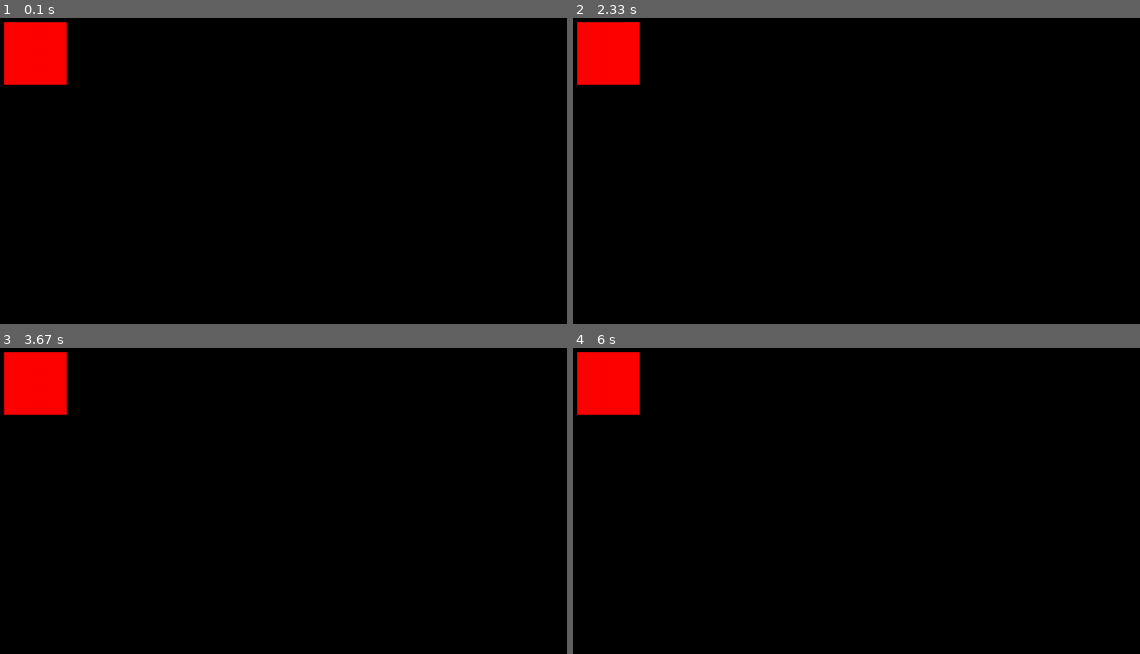
Above: before the commit, frames 1-4 (two rows, left to right).
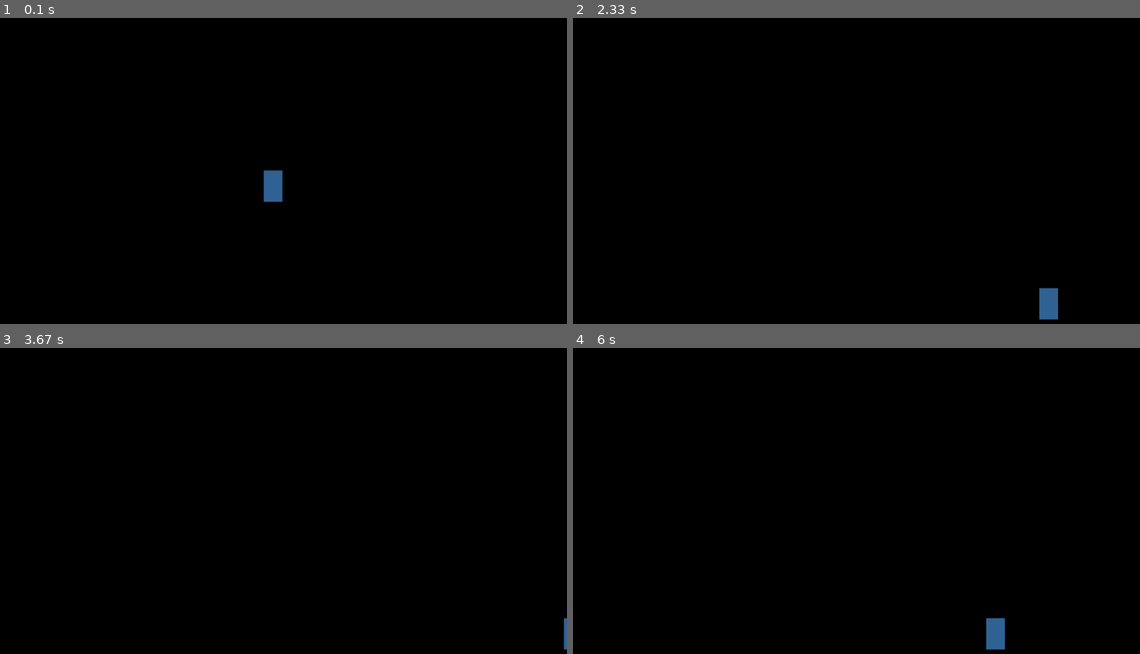
Above: after the commit, the same moments.

Repository: ZackYounger/learning-pygame
Game: pygame game, started from main.py
Same seed, same stepped clock (60 frames per second), same inputs: the game is played once before the commit and once after it.
Inputs:
- Up to frame 1 (0.1 s): no input
- Up to frame 2 (2.33 s): hold Right 0.33-0.8 s; hold Up 0.83-1.13 s; hold Right 1.17-1.63 s; hold Left 1.67-2.2 s; hold Left from 2.23 s (still down)
- Up to frame 3 (3.67 s): release Left at 2.63 s; hold Up 2.67-3.03 s; hold Right from 3.07 s (still down)
- Up to frame 4 (6 s): release Right at 3.7 s; hold Left 3.73-4.2 s; hold Right 4.23-4.7 s; hold Left from 5.57 s (still down)

The runs differ from the first frame. In frame 1, 2.6% of the frame differs, in the area x 0-50%, y 1-61%; in frame 2, 2.6%; in frame 3, 2.3%; in frame 4, 2.6%, in the area x 0-77%, y 1-99%.

Commit message:
crude jumping

Diff:
--- a/main.py
+++ b/main.py
@@ -18,6 +18,8 @@
 player = Player()
 level_manager = levelManager()
 
+gravity_strength = .8
+
 ## Game loop
 running = True
 while running:
@@ -26,9 +28,14 @@
         if event.type == pygame.QUIT:
             running = False
 
+    keys_pressed = pygame.key.get_pressed()
+    if keys_pressed[pygame.K_q]:
+        running = False
+
     screen.fill((0,0,0))
 
-    pygame.draw.rect(screen, (255,0,0), [100,100,100,100])
+    player.update(keys_pressed, gravity_strength)
+    player.draw(screen)
 
     pygame.display.flip()
 
--- a/player.py
+++ b/player.py
@@ -1,3 +1,54 @@
+import pygame
+
 class Player:
     def __init__(self):
-        pass
+
+        self.colour = (50, 100, 150)
+        self.width = 30
+        self.height = 50
+        self.dimensions = [self.width, self.height]
+
+        self.pos = [500,300]
+        self.vel = [0, 0]
+        self.acc = [0, 0]
+
+        self.walk_speed = 3
+        self.jump_height = 10
+
+        self.drag = 0.8
+
+        self.controls = {'up' : pygame.K_UP,
+                         'down' : pygame.K_DOWN,
+                         'left' : pygame.K_LEFT,
+                         'right' : pygame.K_RIGHT}
+
+    def update(self, keys_pressed, gravity_strength):
+        #handle inputs
+        self.acc = [0, gravity_strength]
+
+        if keys_pressed[self.controls['right']]:
+            self.acc[0] = self.walk_speed
+        if keys_pressed[self.controls['left']]:
+            self.acc[0] = -self.walk_speed
+        if keys_pressed[self.controls['up']]:
+            self.vel[1] = -self.jump_height
+
+        #crude floor detection
+        if self.pos[1] > 500:
+            self.pos[1] = 500
+            self.vel[1] = 0
+            self.acc[1] = 0
+
+        self.vel[0] *= self.drag
+
+        self.vel = addVec(self.vel, self.acc)
+        self.pos = addVec(self.pos, self.vel)
+
+    def draw(self, screen):
+        #jank because rectangles draw from the top left
+        pygame.draw.rect(screen, self.colour, [*subVec( self.pos, multVec(self.dimensions, 0.5)), *self.dimensions])
+
+
+addVec = lambda a, b : [a[0]+b[0], a[1]+b[1]]
+subVec = lambda a, b : [a[0]+b[0], a[1]+b[1]]
+multVec = lambda v, c : [v[0]*c, v[1]*c]
